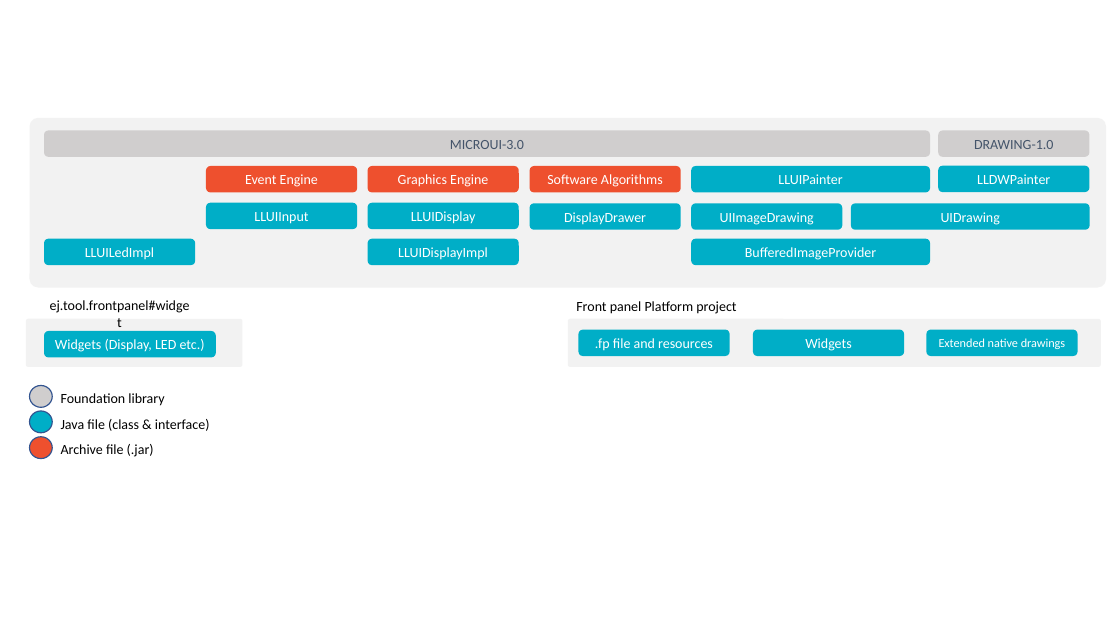
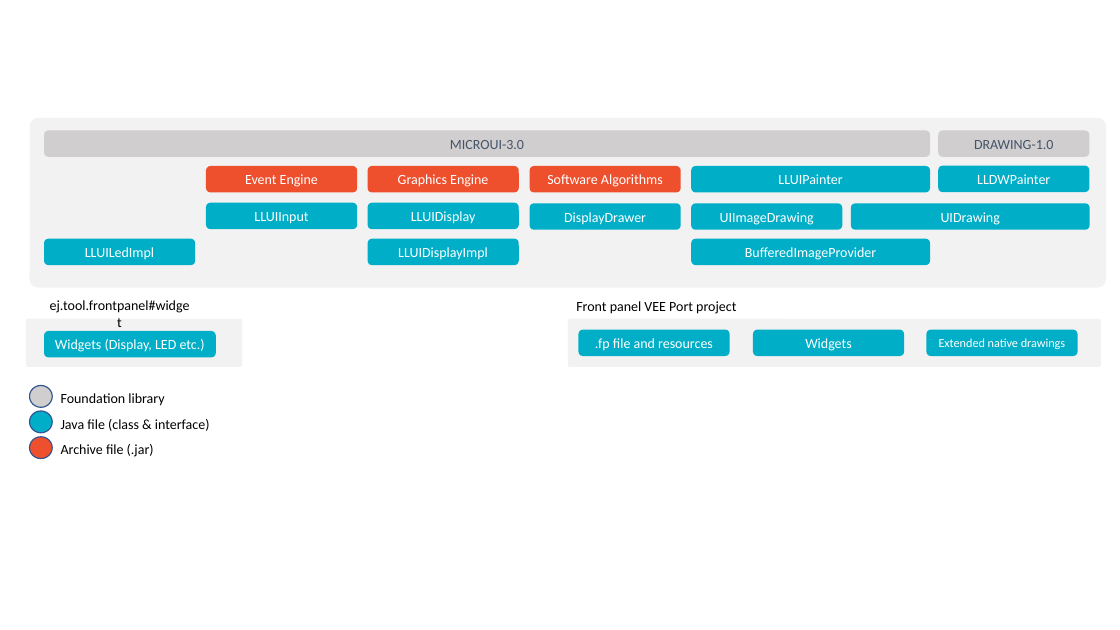
Before and after one commit to MicroEJ/docs, a slide deck: slide 2 of VEEPortingGuide/images/uiLL.pptx. Drawn at 1120x630 pixels with LibreOffice and Linux fonts; fonts in the diff are those of the drawing. Boxes give left, top, right and bottom in pixels: in the first picture for what was removed or moved away, otherwise in the second. Text is boxed around its words. In the diff, an @@ line names an element or a change of style, - is before the commit and + after.

```diff
--- a/VEEPortingGuide/images/uiLL.pptx
+++ b/VEEPortingGuide/images/uiLL.pptx
@@ text at [576, 301, 736, 314]: text changed @@
-Front panel Platform project
+Front panel VEE Port project
```
Also in this commit, not shown: 4 other slides changed, 1 slide removed, 20 other files.
